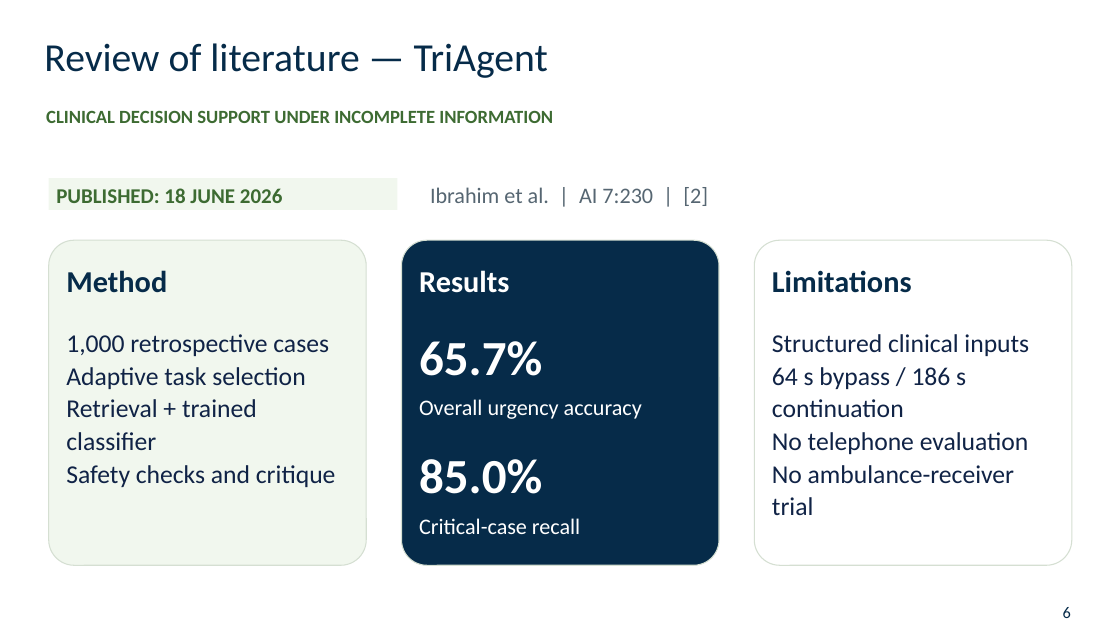
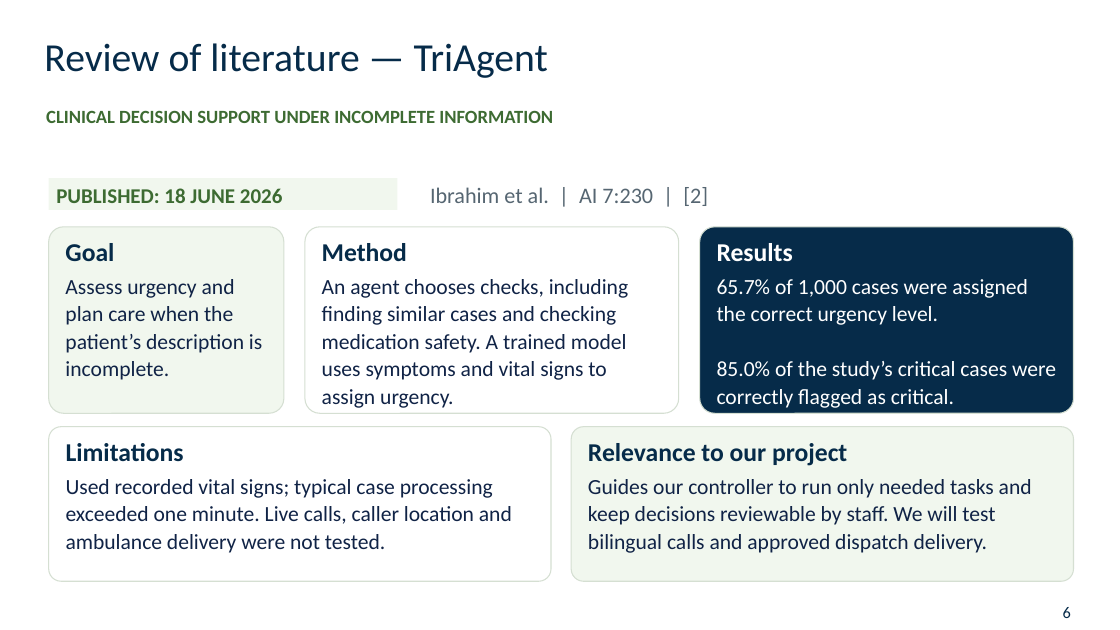
Before and after one commit to 3bdoo04/Uni-Grad, a slide deck: slide 6 of Review/Presentation/Uni-Grad - Midterm Presentation.pptx. Drawn at 1120x630 pixels with LibreOffice and Linux fonts; fonts in the diff are those of the drawing; background and template pictures are left out. Boxes give left, top, right and bottom in pixels: in the first picture for what was removed or moved away, otherwise in the second. Text is boxed around its words. In the diff, an @@ line names an element or a change of style, - is before the commit and + after.

Commit message:
Clarify literature slides with goals evidence and project relevance

```diff
--- a/Review/Presentation/Uni-Grad - Midterm Presentation.pptx
+++ b/Review/Presentation/Uni-Grad - Midterm Presentation.pptx
@@ rounded rectangle: place and size @@
-rounded rectangle at [49,240,366,565]
+rounded rectangle at [49,227,284,413]
@@ rounded rectangle: place and size @@
-rounded rectangle at [402,240,719,565]
+rounded rectangle at [305,227,679,413]
@@ rounded rectangle at [305,227,679,413]: fill #062B49 to #FFFFFF @@
@@ text "Method": place and size @@
-text "Method" at [66,270,167,293]
+text "Method" at [322,243,407,261]
@@ rounded rectangle added at [700,227,1074,413], fill #062B49, outline #D5DFD2 0.9 pt @@
@@ text "Results": place and size @@
-text "Results" at [419,270,509,293]
+text "Results" at [717,243,793,262]
@@ text added at [65,243,114,261], 22 pt, text #062B49, bold @@
+Goal
@@ rounded rectangle removed at [755,240,1072,565] @@
@@ text at [65,279,262,380]: text changed; size 22 to 18.5 pt @@
-1,000 retrospective cases
-Adaptive task selection
-Retrieval + trained classifier
-Safety checks and critique
+Assess urgency and plan care when the patient’s description is incomplete.
@@ text at [322,279,628,408]: text changed; size 42 to 18.5 pt; text colour #FFFFFF to #102346; bold off @@
-65.7%
+An agent chooses checks, including finding similar cases and checking medication safety. A trained model uses symptoms and vital signs to assign urgency.
@@ text added at [717,279,1056,408], 18.5 pt, text #FFFFFF @@
+65.7% of 1,000 cases were assigned the correct urgency level.
+85.0% of the study’s critical cases were correctly flagged as critical.
@@ text removed at [772,334,1029,515] @@
-Structured clinical inputs
-64 s bypass / 186 s continuation
-No telephone evaluation
-No ambulance-receiver trial
@@ text removed at [419,399,642,419] @@
-Overall urgency accuracy
@@ rounded rectangle added at [49,427,551,581], fill #FFFFFF, outline #D5DFD2 0.9 pt @@
@@ size 26 to 22 pt in 3 elements at [322,243,407,261], [717,243,793,262], [66,443,184,462] @@
@@ text "Limitations": place and size @@
-text "Limitations" at [772,270,912,293]
+text "Limitations" at [66,443,184,462]
@@ rounded rectangle added at [571,427,1074,581], fill #F1F7EE, outline #D5DFD2 0.9 pt @@
@@ text added at [588,443,847,466], 22 pt, text #062B49, bold @@
+Relevance to our project
@@ text added at [66,479,512,553], 18.5 pt, text #102346 @@
+Used recorded vital signs; typical case processing exceeded one minute. Live calls, caller location and ambulance delivery were not tested.
@@ text removed at [419,459,542,494] @@
-85.0%
@@ text added at [588,479,1032,553], 18.5 pt, text #102346 @@
+Guides our controller to run only needed tasks and keep decisions reviewable by staff. We will test bilingual calls and approved dispatch delivery.
@@ text removed at [419,518,580,534] @@
-Critical-case recall
```
Also in this commit, not shown: 1 other slide changed, 17 other files.
